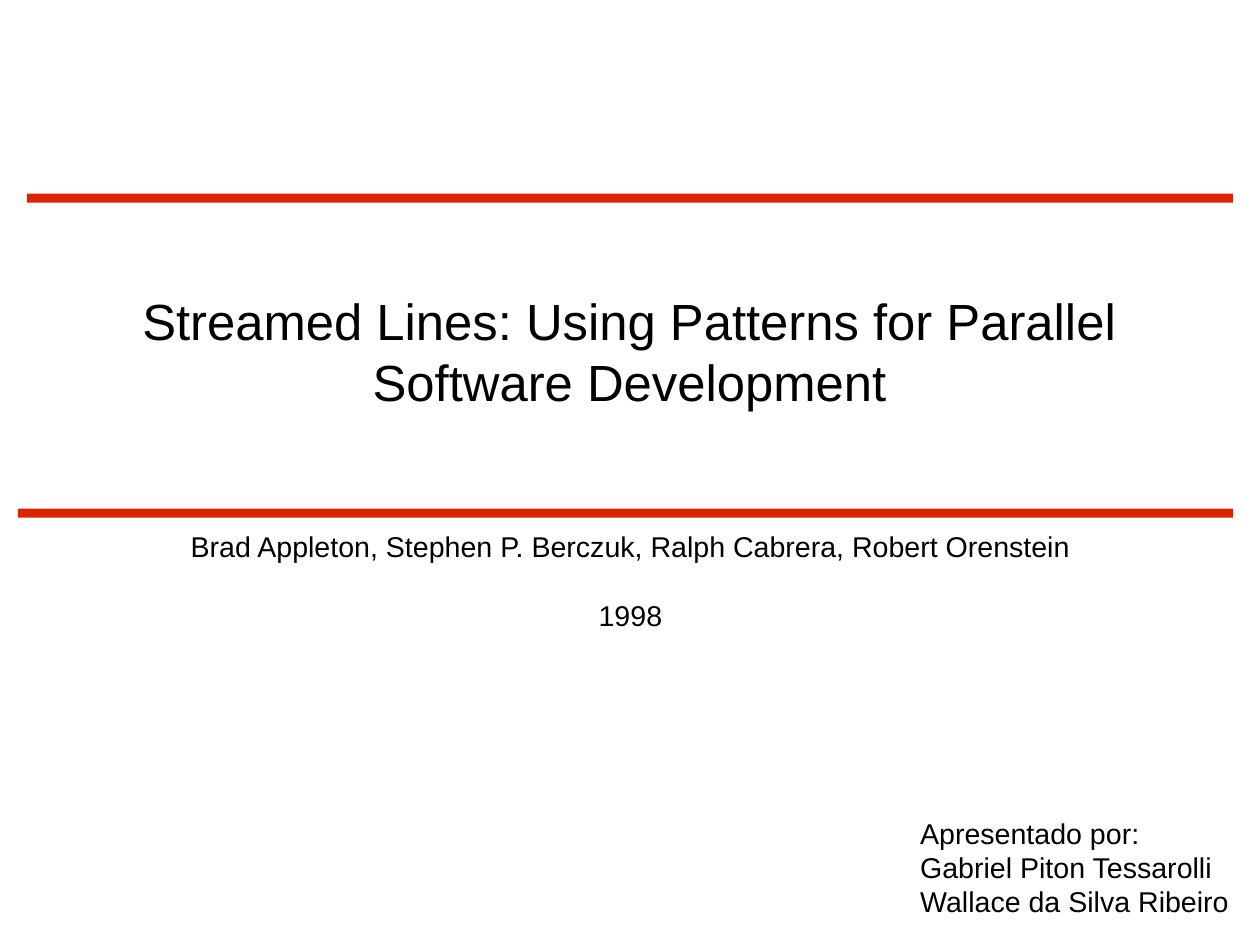
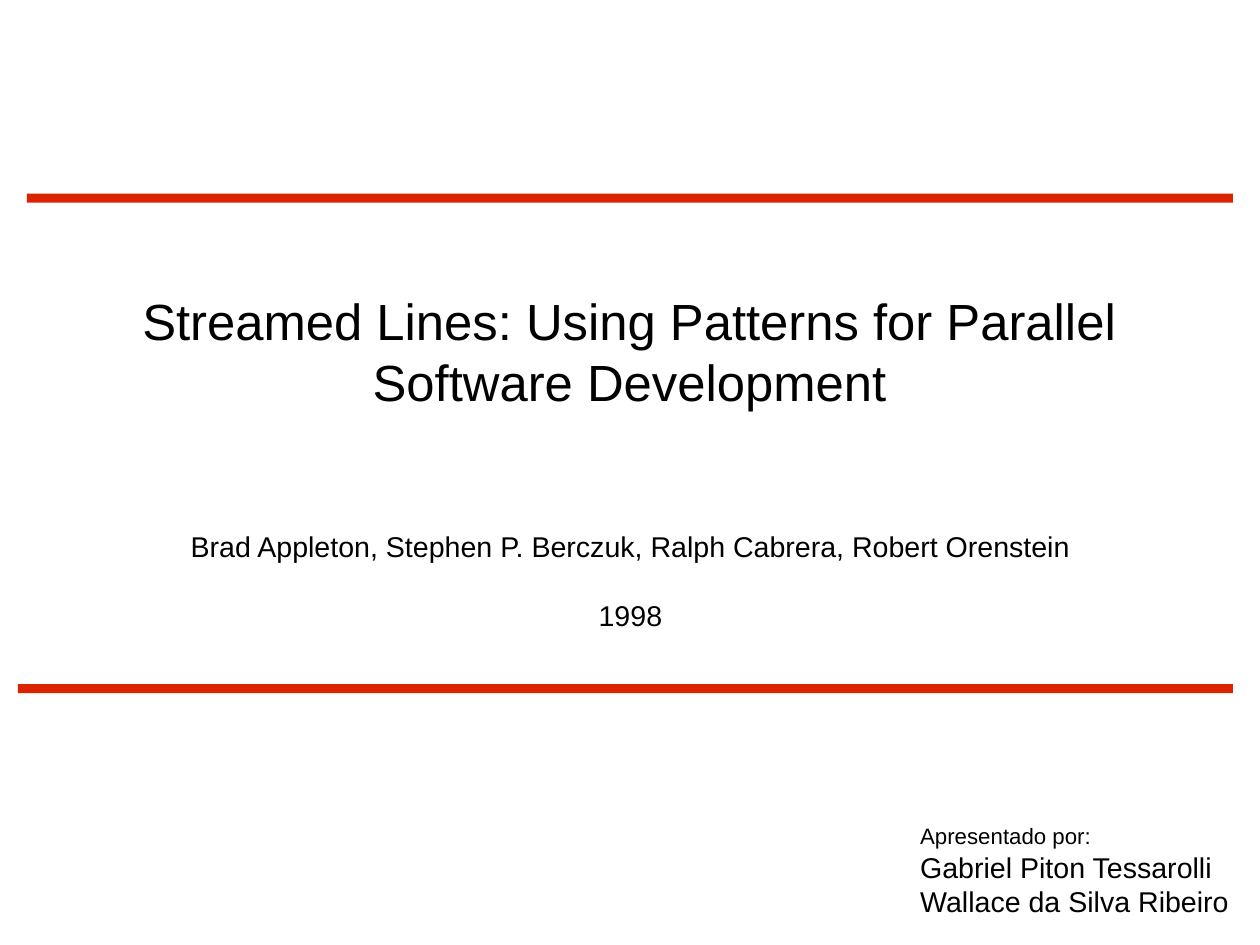
Before and after one commit to gtessa/gc20131_leitura_5, a slide deck: slide 1 of Completo.odp. Drawn at 1260x945 pixels with LibreOffice and Linux fonts; fonts in the diff are those of the drawing. Boxes give left, top, right and bottom in pixels: in the first picture for what was removed or moved away, otherwise in the second. Text is boxed around its words. In the diff, an @@ line names an element or a change of style, - is before the commit and + after.

```diff
--- a/Completo.odp
+++ b/Completo.odp
@@ line moved from (18, 513) - (1234, 513) to (18, 688) - (1234, 688) @@
@@ text at [920,828,1090,849]: size 18 to 14 pt in "Apresentado por:" @@
```
Also in this commit, not shown: 72 other slides changed, 1 slide removed.
